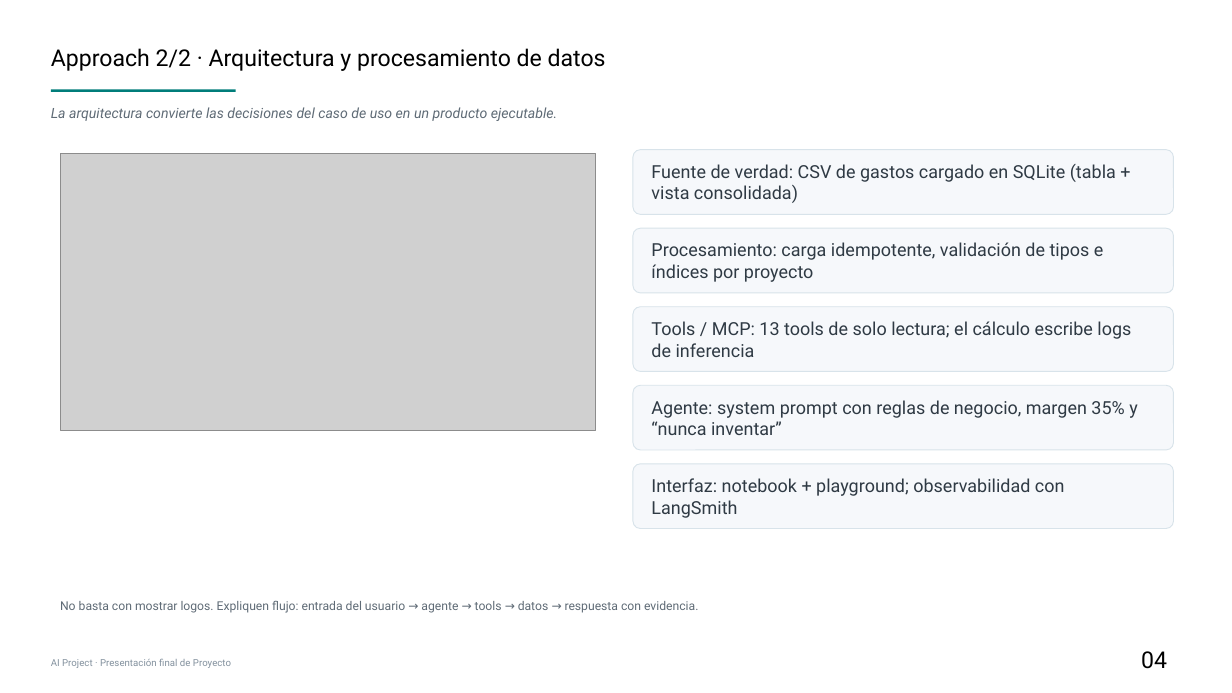
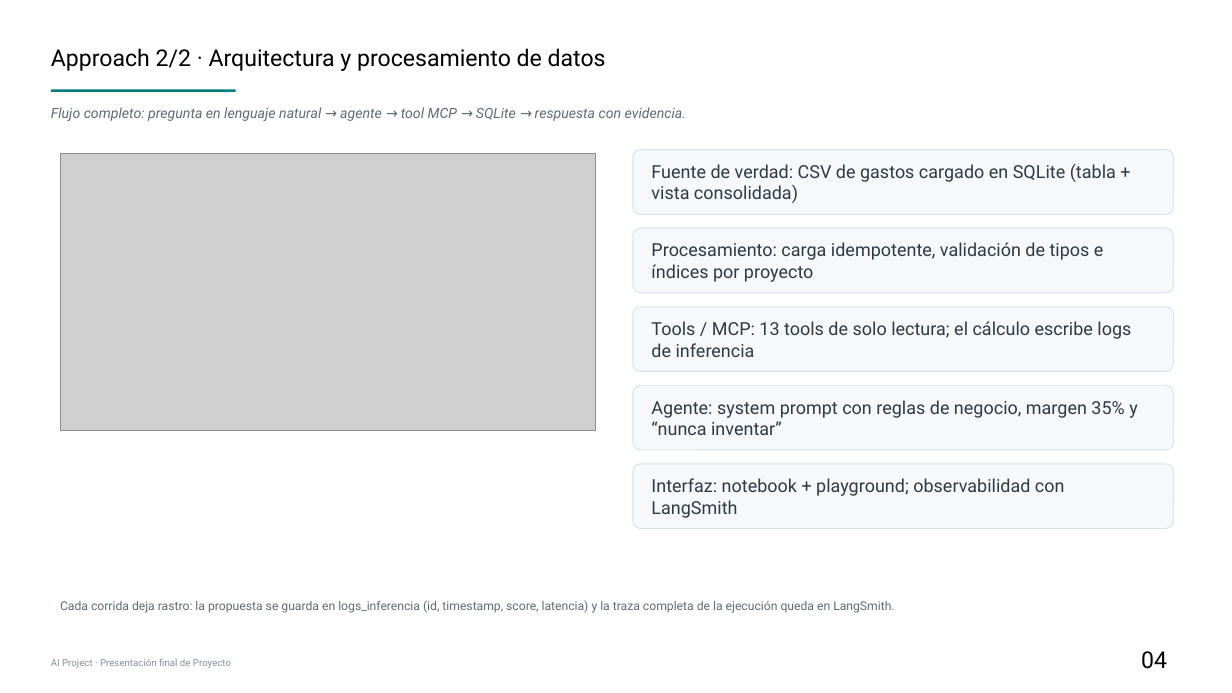
Before and after one commit to IsmaelFlamenco/finalProyectBSG-Ismael, a slide deck: slide 5 of PitchFinalNABC_AgenteCostosEditoriales.pptx. Drawn at 1232x693 pixels with LibreOffice and Linux fonts; fonts in the diff are those of the drawing; grey boxes stand for pictures. Boxes give left, top, right and bottom in pixels: in the first picture for what was removed or moved away, otherwise in the second. Text is boxed around its words. In the diff, an @@ line names an element or a change of style, - is before the commit and + after.

```diff
--- a/PitchFinalNABC_AgenteCostosEditoriales.pptx
+++ b/PitchFinalNABC_AgenteCostosEditoriales.pptx
@@ text at (51,107,686,121): text changed @@
-La arquitectura convierte las decisiones del caso de uso en un producto ejecutable.
+Flujo completo: pregunta en lenguaje natural → agente → tool MCP → SQLite → respuesta con evidencia.
@@ text at (60,600,894,613): text changed @@
-No basta con mostrar logos. Expliquen flujo: entrada del usuario → agente → tools → datos → respuesta con evidencia.
+Cada corrida deja rastro: la propuesta se guarda en logs_inferencia (id, timestamp, score, latencia) y la traza completa de la ejecución queda en LangSmith.
```
Also in this commit, not shown: 7 other slides changed, 4 other files.
